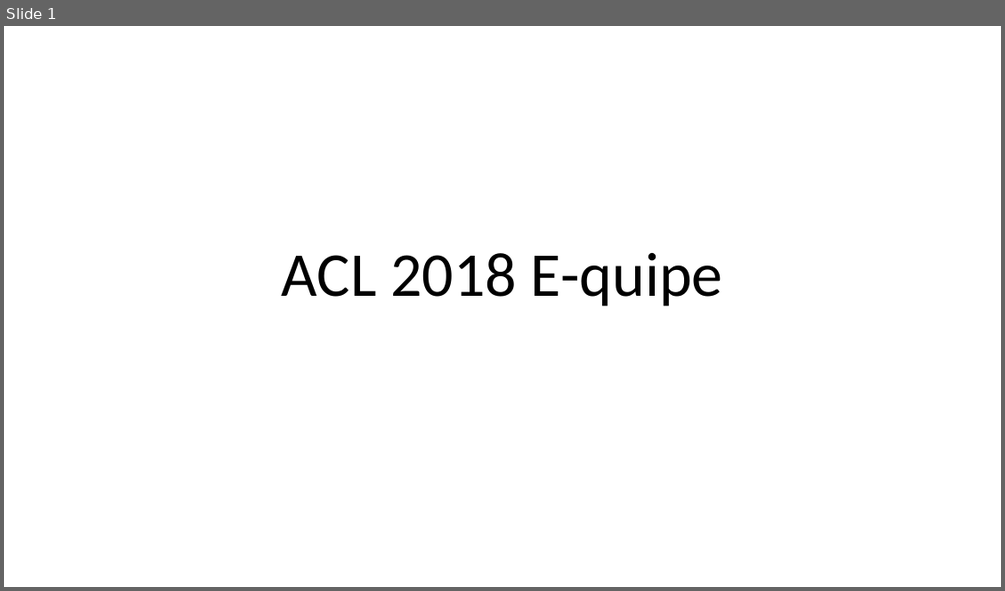
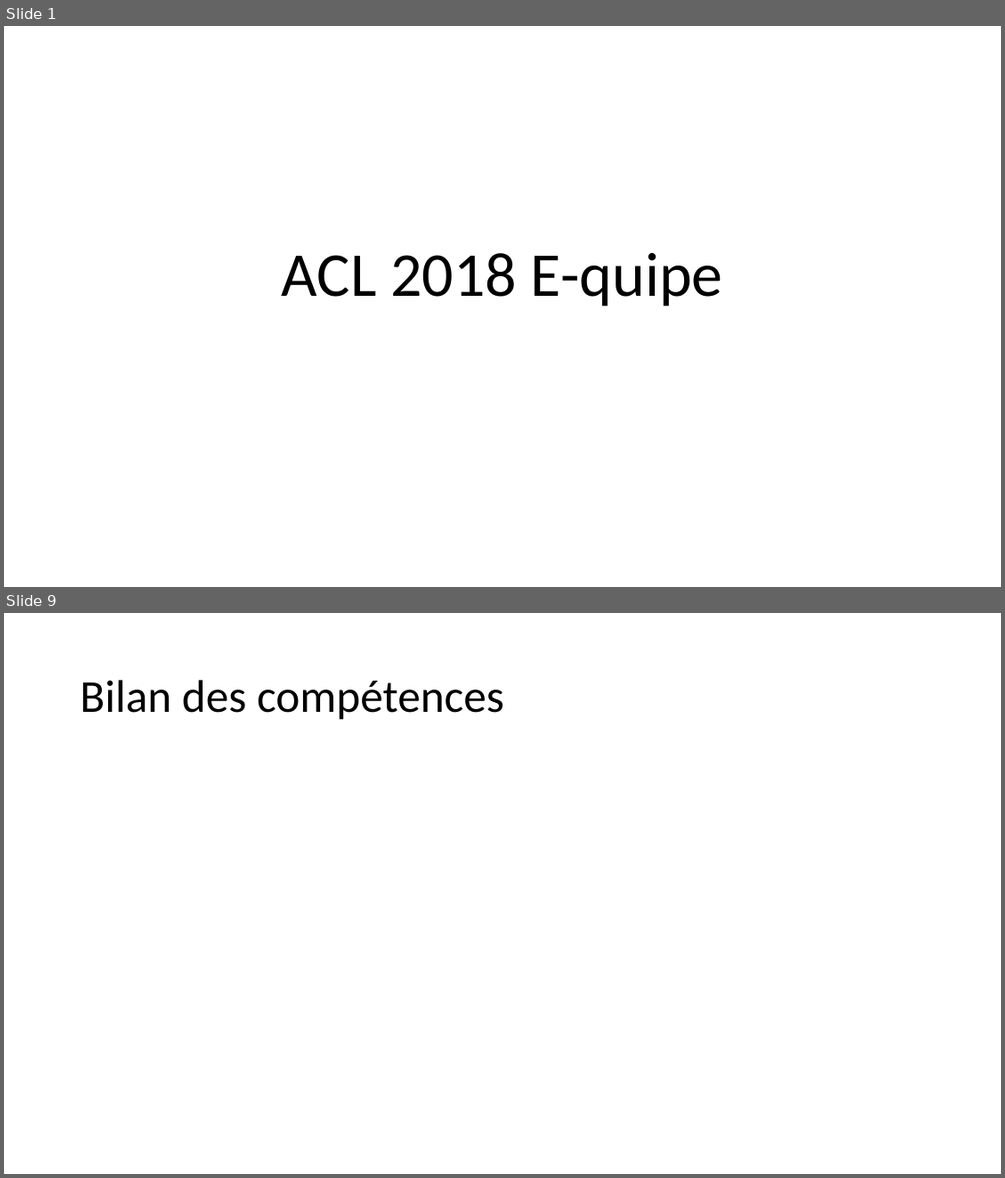
Before and after one commit to AlexandrePerdereau/ACL2018_E-quipe, a slide deck: Presentation.pptx. Shown one above the other, each under a label of ours: slide 1 before the commit, slides 1 and 9 after it; the slides between them are not shown. The pictures are 1005x591 and 1005x1178 pixels, drawn with LibreOffice and Linux fonts; fonts in the diff are those of the drawing. Boxes give left, top, right and bottom in pixels: in the first picture for what was removed or moved away, otherwise in the second. Text is boxed around its words. In the diff, an @@ line names an element or a change of style, - is before the commit and + after.

```diff
--- a/Presentation.pptx
+++ b/Presentation.pptx
@@ slide 9 added at [4,613,1001,1174], background #FFFFFF @@
@@ title added at [80,680,504,720], 44 pt, text #000000 @@
+Bilan des compétences
```
Also in this commit, not shown: 8 other slides added.
